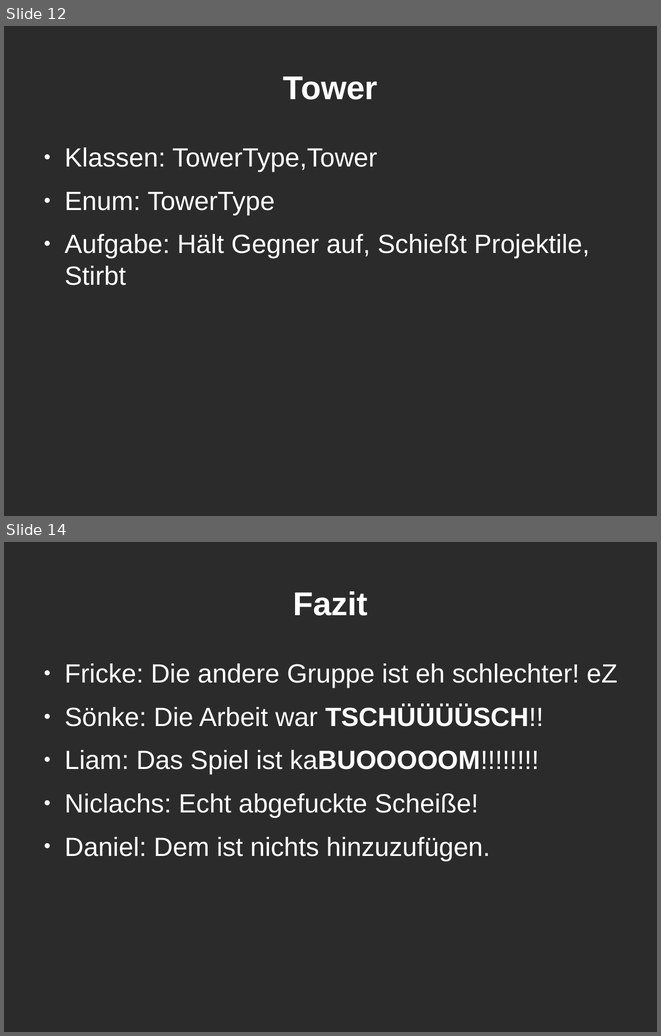
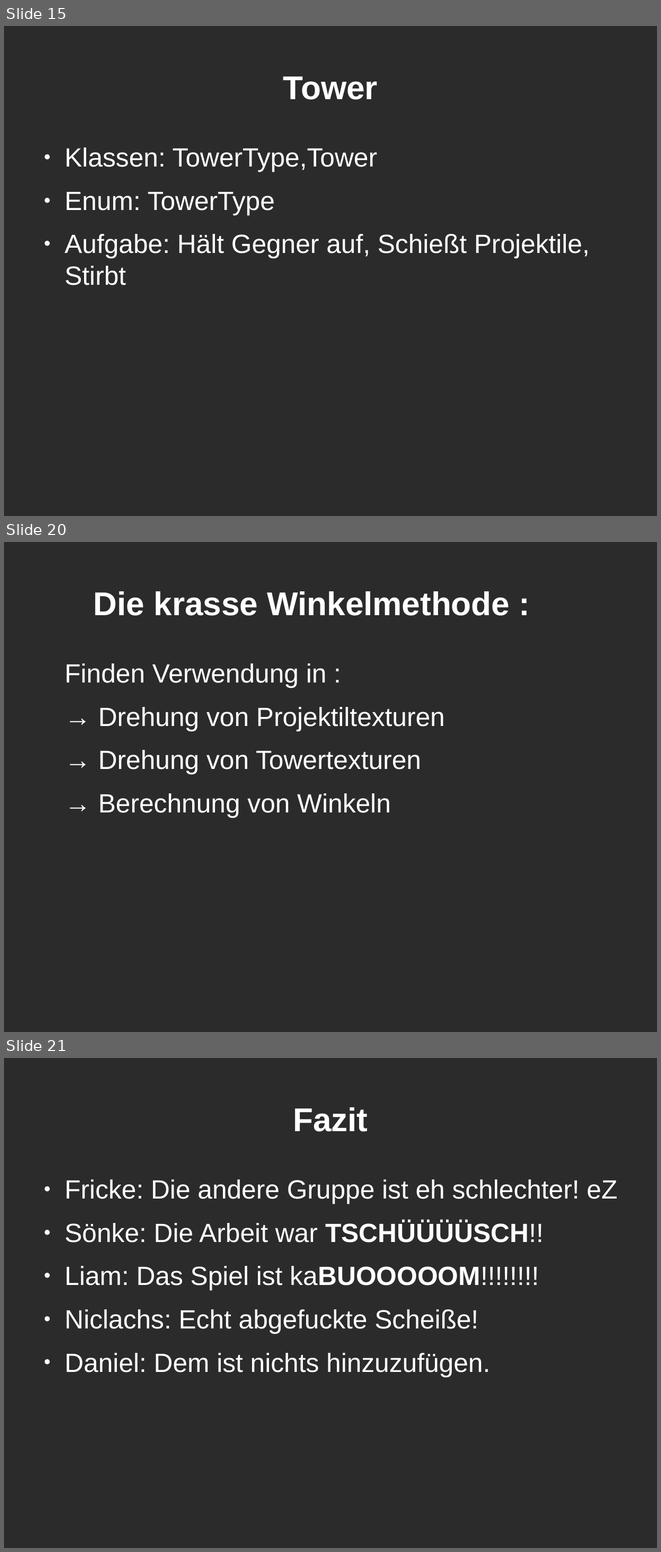
Before and after one commit to Leo1998/Kabuom, a slide deck: projektpräsentation.odp. Shown one above the other, each under a label of ours: slides 12 and 14 before the commit, slides 15, 20 and 21 after it; the slides between them are not shown. The pictures are 661x1036 and 661x1552 pixels, drawn with LibreOffice and Linux fonts; fonts in the diff are those of the drawing; background and template pictures are left out; a plain dark background stands for a picture behind light text. Boxes give left, top, right and bottom in pixels: in the first picture for what was removed or moved away, otherwise in the second. Text is boxed around its words. In the diff, an @@ line names an element or a change of style, - is before the commit and + after.

```diff
--- a/projektpräsentation.odp
+++ b/projektpräsentation.odp
@@ slide 20 added at [4,542,657,1032], background picture (left out) @@
@@ title added at [94,591,510,616], 40 pt, text #FFFFFF, bold @@
+Die krasse Winkelmethode :
@@ text added at [64,663,445,818], 32 pt, text #FFFFFF @@
+Finden Verwendung in :
+→ Drehung von Projektiltexturen
+→ Drehung von Towertexturen
+→ Berechnung von Winkeln
@@ what was slide 12 is now slide 15 @@
@@ what was slide 14 is now slide 21 @@
```
Also in this commit, not shown: 1 slide changed, 8 other slides added, 2 slides removed, 6 other files.
